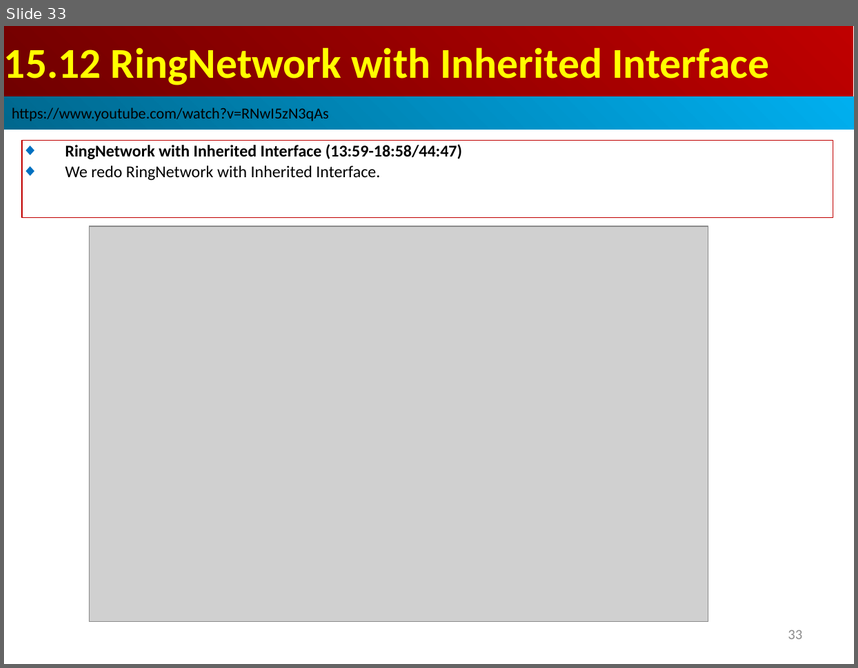
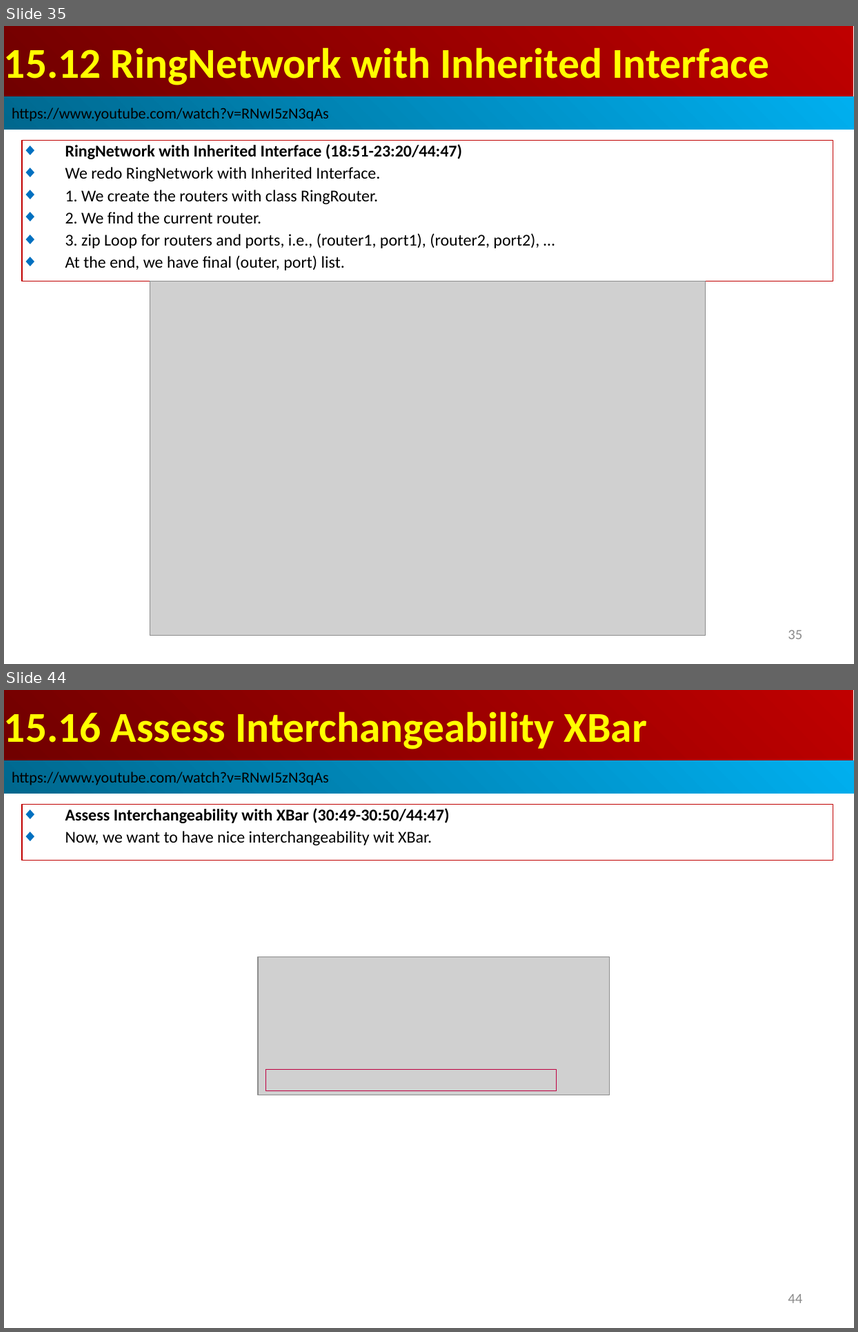
Before and after one commit to peterhchen/AIU_CS800_Chisel, a slide deck: 500_UCSC_HWD/015_Network/000_Video/015.Network.ppt. Shown one above the other, each under a label of ours: slide 33 before the commit, slides 35 and 44 after it; the slides between them are not shown. The pictures are 858x668 and 858x1332 pixels, drawn with LibreOffice and Linux fonts; fonts in the diff are those of the drawing; grey boxes stand for pictures. Boxes give left, top, right and bottom in pixels: in the first picture for what was removed or moved away, otherwise in the second. Text is boxed around its words. In the diff, an @@ line names an element or a change of style, - is before the commit and + after.

```diff
--- a/500_UCSC_HWD/015_Network/000_Video/015.Network.ppt
+++ b/500_UCSC_HWD/015_Network/000_Video/015.Network.ppt
@@ slide 44 added at (x1=4, y1=690, x2=854, y2=1328), background #FFFFFF @@
@@ rectangle added at (x1=4, y1=690, x2=853, y2=760), fill gradient #BF0000 to #710000, 36 pt, text #FFFF00, bold @@
+15.16 Assess Interchangeability XBar
@@ rectangle added at (x1=4, y1=760, x2=854, y2=793), fill gradient #00AFEF to #00688E, 13 pt, text #000000 @@
+https://www.youtube.com/watch?v=RNwI5zN3qAs
@@ rectangle added at (x1=22, y1=805, x2=833, y2=860), outline #C00000 0.74 pt, 14 pt, text #000000, bold @@
+◆ Assess Interchangeability with XBar (30:49-30:50/44:47)
+◆ Now, we want to have nice interchangeability wit XBar.
@@ picture added at (x1=258, y1=957, x2=610, y2=1094) @@
@@ rectangle added at (x1=266, y1=1069, x2=557, y2=1090), outline #BF0041 0.74 pt @@
@@ page number added at (x1=788, y1=1294, x2=802, y2=1303), 12 pt, text #8B8B8B @@
+44
@@ what was slide 33 is now slide 35 @@
@@ slide 35 changed as well @@
@@ rectangle "RingNetwork with Inherited Interface (18:51-23:20/44:47)" resized from (x1=22, y1=141, x2=833, y2=217) to (x1=22, y1=141, x2=833, y2=281) @@
@@ text in rectangle at (x1=65, y1=144, x2=462, y2=159): text changed @@
-◆ RingNetwork with Inherited Interface (13:59-18:58/44:47)
+◆ RingNetwork with Inherited Interface (18:51-23:20/44:47)
@@ text in rectangle at (x1=65, y1=167, x2=380, y2=181): more space between paragraphs @@
@@ text in rectangle at (x1=65, y1=190, x2=539, y2=270): paragraphs added @@
+◆ 1. We create the routers with class RingRouter.
+◆ 2. We find the current router.
+◆ 3. zip Loop for routers and ports, i.e., (router1, port1), (router2, port2), …
+◆ At the end, we have final (outer, port) list.
@@ picture resized from (x1=89, y1=226, x2=708, y2=621) to (x1=150, y1=281, x2=705, y2=635) @@
@@ page number at (x1=788, y1=630, x2=802, y2=639): text changed @@
-33
+35
```
Also in this commit, not shown: 33 other slides changed, 31 other slides added.
